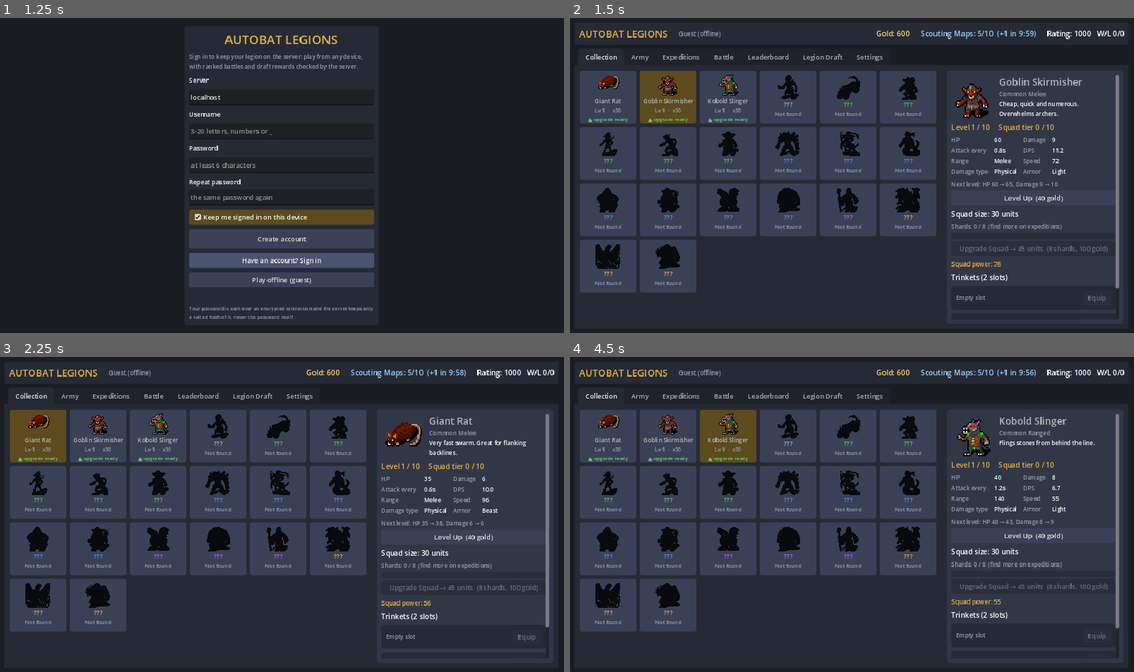
Above: before the commit, frames 1-4 (two rows, left to right).
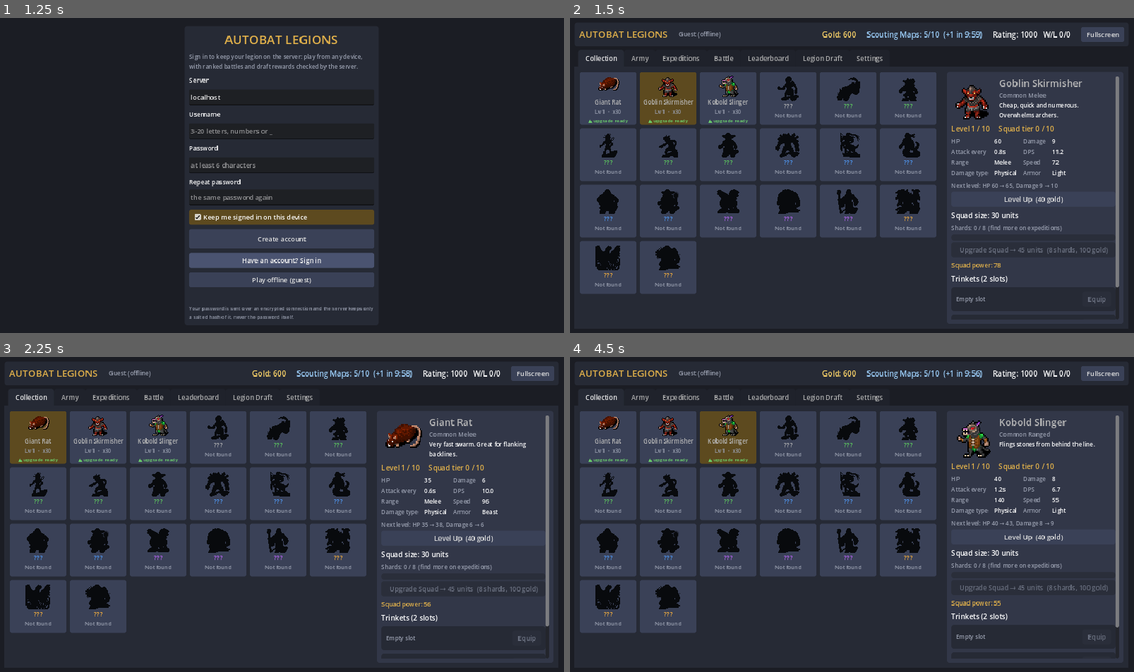
Above: after the commit, the same moments.

Repository: kranpus/autobat.slop
Game: Godot game, scene res://scenes/main.tscn
Same seed, same stepped clock (60 frames per second), same inputs: the game is played once before the commit and once after it.
Inputs (mouse positions are in pixels of both pictures, inside the frame that each line leads up to):
- Up to frame 1 (1.25 s): click "New here? Create an account" at 0.5 s
- Up to frame 2 (1.5 s): click "Play offline (guest)" at 1.25 s
- Up to frame 3 (2.25 s): click (39, 435) at 2.02 s
- Up to frame 4 (4.5 s): click (665, 435) at 2.77 s; click (609, 438) at 3.52 s; click (727, 435) at 4.27 s

Frame 1 is identical in both runs. In frame 2, 7.2% of the frame differs, in the area x 1-99%, y 2-91%; in frame 3, 7.0%; in frame 4, 7.1%.

Commit message:
Fullscreen everywhere, desktop export presets
- Exported desktop builds start fullscreen (remembered setting; editor runs
  stay windowed unless chosen). F11 / Alt+Enter, a Fullscreen/Windowed
  button in the top bar and Settings -> Display toggle it; in the browser
  the button uses the browser's fullscreen (works inside itch.io's frame).
  Phones stay fullscreen as before; the UI already scales with the screen.
- Export presets for Windows Desktop, Linux and macOS.

Co-Authored-By: Claude Opus 5.5 <noreply@anthropic.com>
Claude-Session: https://claude.ai/code/session_01HFXui6xc5ZRX1CXNmf6LDA

Diff:
--- a/scripts/ui/main.gd
+++ b/scripts/ui/main.gd
@@ -27,12 +27,14 @@
 var draft_screen: DraftScreenScript
 var login_layer: CanvasLayer
 var _account_label: Label
+var _fullscreen_button: Button
 
 
 func _ready() -> void:
 	if "--server" in OS.get_cmdline_user_args():
 		_run_dedicated_server()
 		return
+	UIKit.apply_startup_display()
 	UIKit.apply_ui_scale(get_tree())
 	menu_layer = CanvasLayer.new()
 	add_child(menu_layer)
@@ -176,10 +178,17 @@
 	h.add_child(_gold_label)
 	h.add_child(_maps_label)
 	h.add_child(_rating_label)
+	if UIKit.can_toggle_fullscreen():
+		_fullscreen_button = UIKit.button("Fullscreen", func(): UIKit.toggle_fullscreen())
+		_fullscreen_button.tooltip_text = "Fill the whole screen (F11). Esc or F11 to leave."
+		_fullscreen_button.focus_mode = Control.FOCUS_NONE
+		h.add_child(_fullscreen_button)
 	return p
 
 
 func _refresh_top_bar() -> void:
+	if _fullscreen_button:
+		_fullscreen_button.text = "Windowed" if UIKit.is_fullscreen() else "Fullscreen"
 	_gold_label.text = "Gold: %d" % Profile.gold()
 	var next := Profile.seconds_to_next_map()
 	var timer_text := ""
@@ -238,6 +247,17 @@
 
 ## Android back button / gesture: close a finished battle, otherwise step
 ## back to the first tab, and quit from there.
+## F11 or Alt+Enter toggles fullscreen everywhere it's possible.
+func _unhandled_key_input(event: InputEvent) -> void:
+	var k := event as InputEventKey
+	if k == null or not k.pressed or k.echo:
+		return
+	if k.keycode == KEY_F11 or (k.keycode == KEY_ENTER and k.alt_pressed):
+		UIKit.toggle_fullscreen()
+		_refresh_top_bar()
+		get_viewport().set_input_as_handled()
+
+
 func _notification(what: int) -> void:
 	if what != NOTIFICATION_WM_GO_BACK_REQUEST or menu_layer == null:
 		return
--- a/scripts/ui/settings_tab.gd
+++ b/scripts/ui/settings_tab.gd
@@ -61,6 +61,18 @@
 	grid.add_child(_slider(Audio.sfx_volume, func(v: float):
 		Audio.set_sfx_volume(v)
 		Audio.play_sfx("click")))
+
+	if UIKit.can_toggle_fullscreen():
+		grid.add_child(UIKit.label("Display", 15))
+		var fs := CheckBox.new()
+		fs.text = "Fullscreen  (F11)"
+		fs.button_pressed = UIKit.is_fullscreen()
+		fs.toggled.connect(func(on: bool): UIKit.set_fullscreen(on))
+		# Keep the box in step when fullscreen changes another way (F11, Esc).
+		get_tree().root.size_changed.connect(func():
+			if is_instance_valid(fs):
+				fs.set_pressed_no_signal(UIKit.is_fullscreen()))
+		grid.add_child(fs)
 
 	grid.add_child(UIKit.label("Interface size", 15))
 	var size_pick := OptionButton.new()
--- a/scripts/ui/ui_kit.gd
+++ b/scripts/ui/ui_kit.gd
@@ -167,6 +167,49 @@
 	return clampf(minf(factor, 720.0 * aspect / 960.0), 1.0, 2.0)
 
 
+# --- fullscreen ---------------------------------------------------------------
+
+## Phones and tablets are always fullscreen; desktop windows and browser
+## pages can switch.
+static func can_toggle_fullscreen() -> bool:
+	return not OS.has_feature("mobile")
+
+
+static func is_fullscreen() -> bool:
+	var m := DisplayServer.window_get_mode()
+	return m == DisplayServer.WINDOW_MODE_FULLSCREEN or m == DisplayServer.WINDOW_MODE_EXCLUSIVE_FULLSCREEN
+
+
+## Fullscreen on or off, remembered in the device settings. In a browser
+## this must come from a click or key press (browsers only allow fullscreen
+## in response to the player).
+static func set_fullscreen(on: bool) -> void:
+	if not can_toggle_fullscreen() or DisplayServer.get_name() == "headless":
+		return
+	if on:
+		DisplayServer.window_set_mode(DisplayServer.WINDOW_MODE_FULLSCREEN)
+	else:
+		DisplayServer.window_set_mode(DisplayServer.WINDOW_MODE_WINDOWED)
+	Profile.settings["fullscreen"] = on
+	Profile.save_settings()
+
+
+static func toggle_fullscreen() -> void:
+	set_fullscreen(not is_fullscreen())
+
+
+## At startup: exported desktop builds open fullscreen unless the player
+## turned it off. (Browsers can't start fullscreen: the page fills the
+## browser window or the itch.io frame, and the Fullscreen button goes
+## further. Running from the editor stays windowed unless chosen.)
+static func apply_startup_display() -> void:
+	if OS.has_feature("web") or OS.has_feature("mobile") or DisplayServer.get_name() == "headless":
+		return
+	var want: bool = Profile.settings.get("fullscreen", OS.has_feature("template"))
+	if want and not is_fullscreen():
+		DisplayServer.window_set_mode(DisplayServer.WINDOW_MODE_FULLSCREEN)
+
+
 ## Apply the player's interface size (Settings) or the automatic one.
 ## `--ui-scale=1.6` on the command line overrides it (handy for testing).
 ## Symbols used in the UI (arrows, stars, triangles...) come from a bundled
Not shown, changed: export_presets.cfg
Not shown, changed: WEB.md
